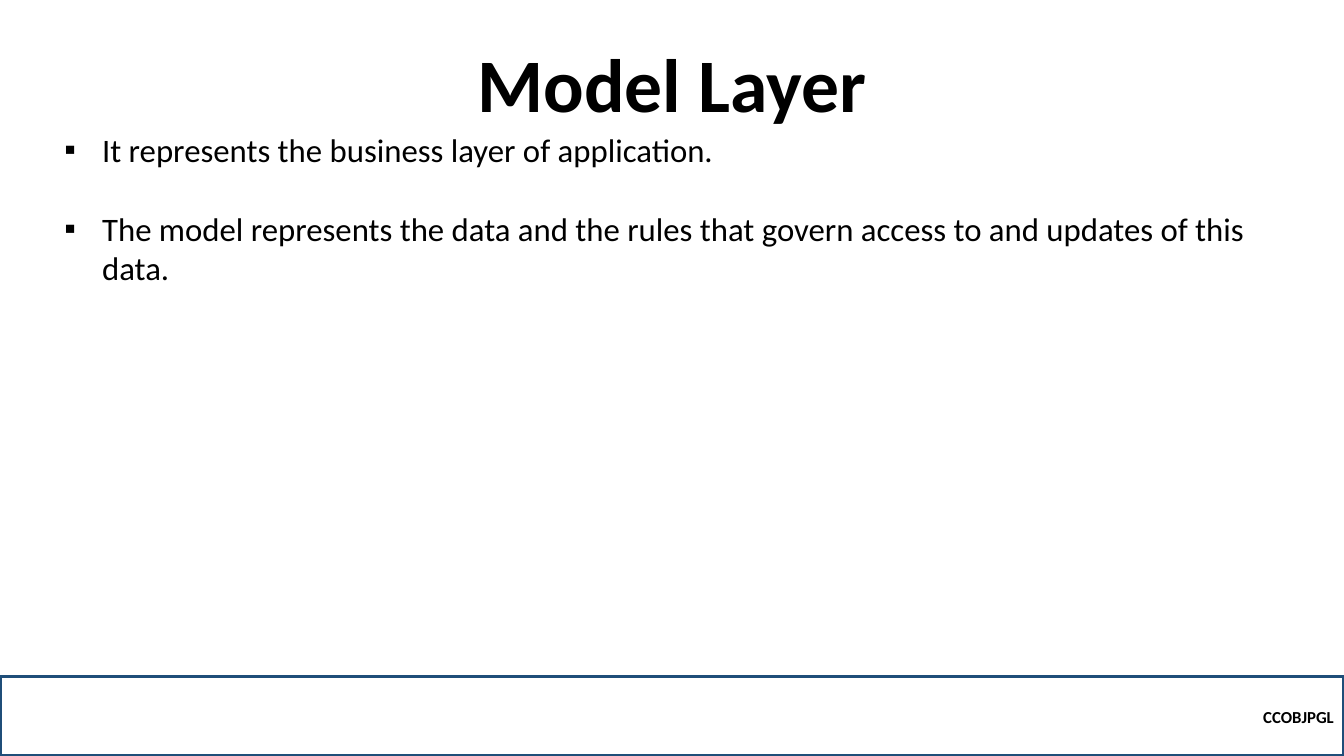
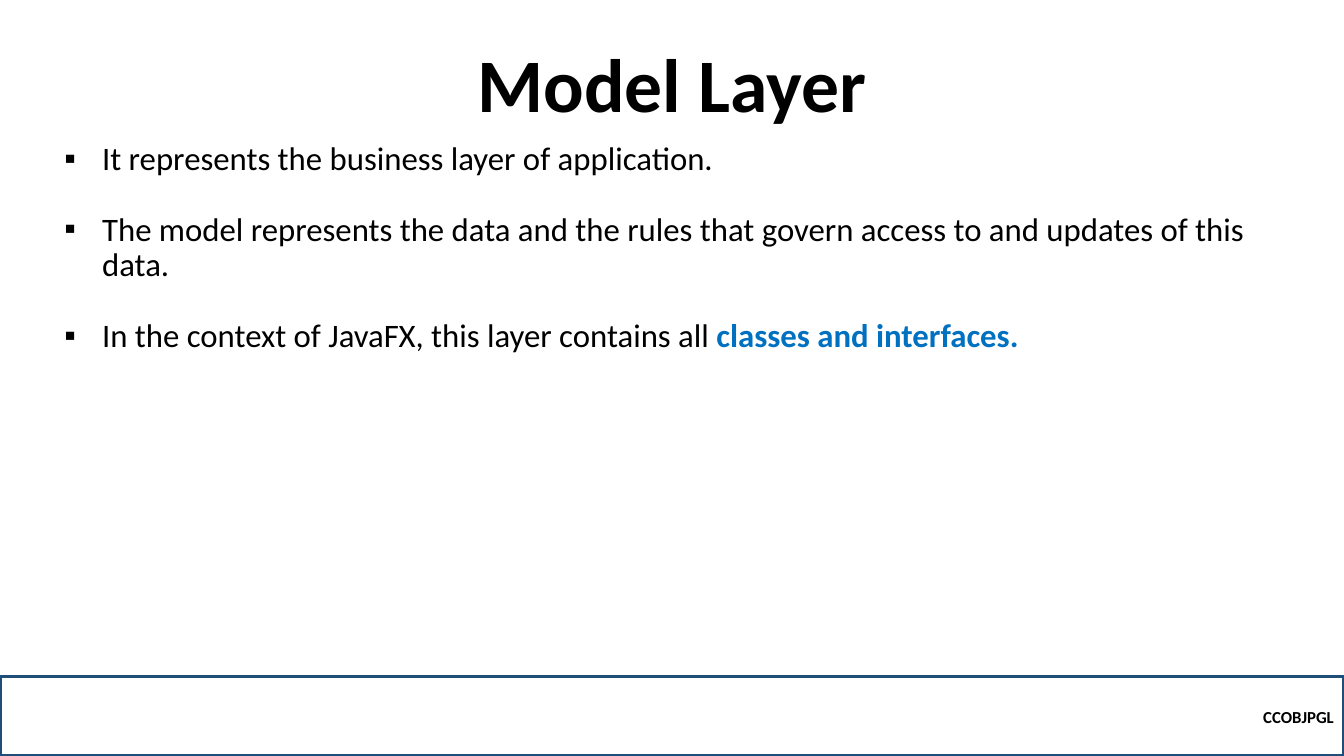
Before and after one commit to robitussin/CCOBJPGL, a slide deck: slide 6 of week_9/Model-View-Controller Architecture.pptx. Drawn at 1344x756 pixels with LibreOffice and Linux fonts; fonts in the diff are those of the drawing; background and template pictures are left out. Boxes give left, top, right and bottom in pixels: in the first picture for what was removed or moved away, otherwise in the second. Text is boxed around its words. In the diff, an @@ line names an element or a change of style, - is before the commit and + after.

```diff
--- a/week_9/Model-View-Controller Architecture.pptx
+++ b/week_9/Model-View-Controller Architecture.pptx
@@ text at bbox=[102, 147, 1244, 277]: line spacing 1 to 0.9 @@
@@ text at bbox=[102, 324, 1018, 353]: paragraph added @@
+▪ In the context of JavaFX, this layer contains all classes and interfaces.
```
Also in this commit, not shown: 2 other slides changed, 19 other files.
